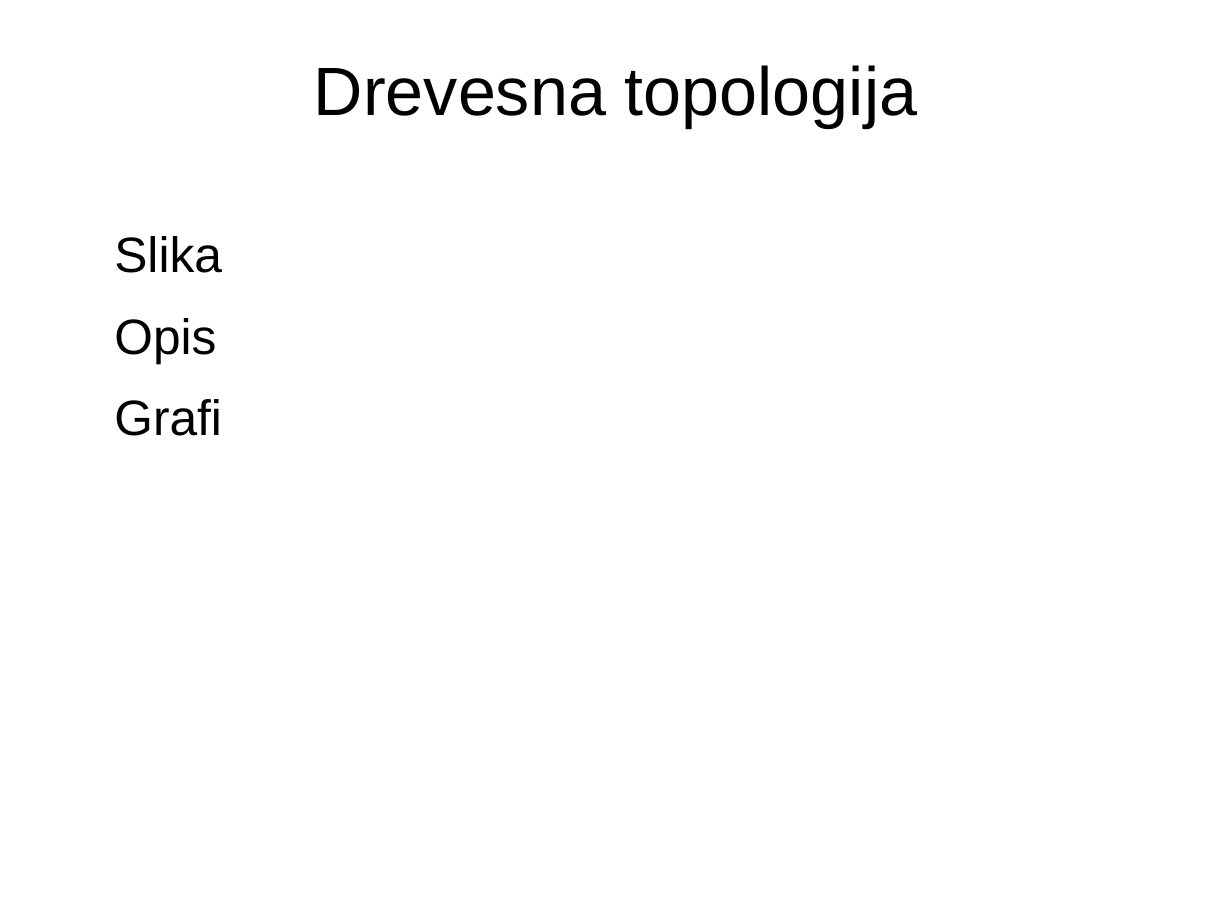
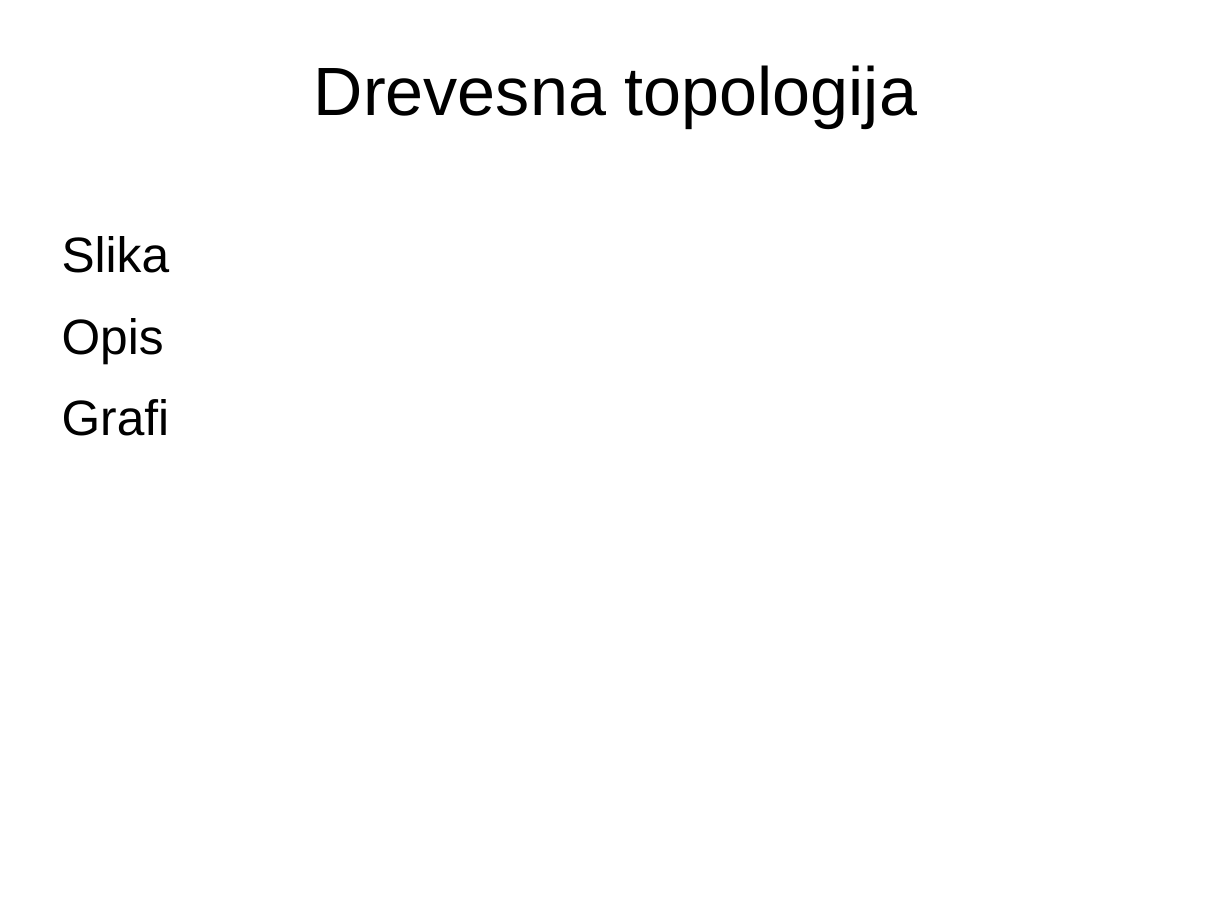
Before and after one commit to trulex/ModeliranjeIPv6, a slide deck: slide 3 of predstavitev.odp. Drawn at 1232x924 pixels with LibreOffice and Linux fonts; fonts in the diff are those of the drawing; background and template pictures are left out. Boxes give left, top, right and bottom in pixels: in the first picture for what was removed or moved away, otherwise in the second. Text is boxed around its words. In the diff, an @@ line names an element or a change of style, - is before the commit and + after.

```diff
--- a/predstavitev.odp
+++ b/predstavitev.odp
@@ text "Slika" at (62, 236, 170, 436): indent changed @@
```
Also in this commit, not shown: 2 other slides changed, 12 slides added, 1 other file.
